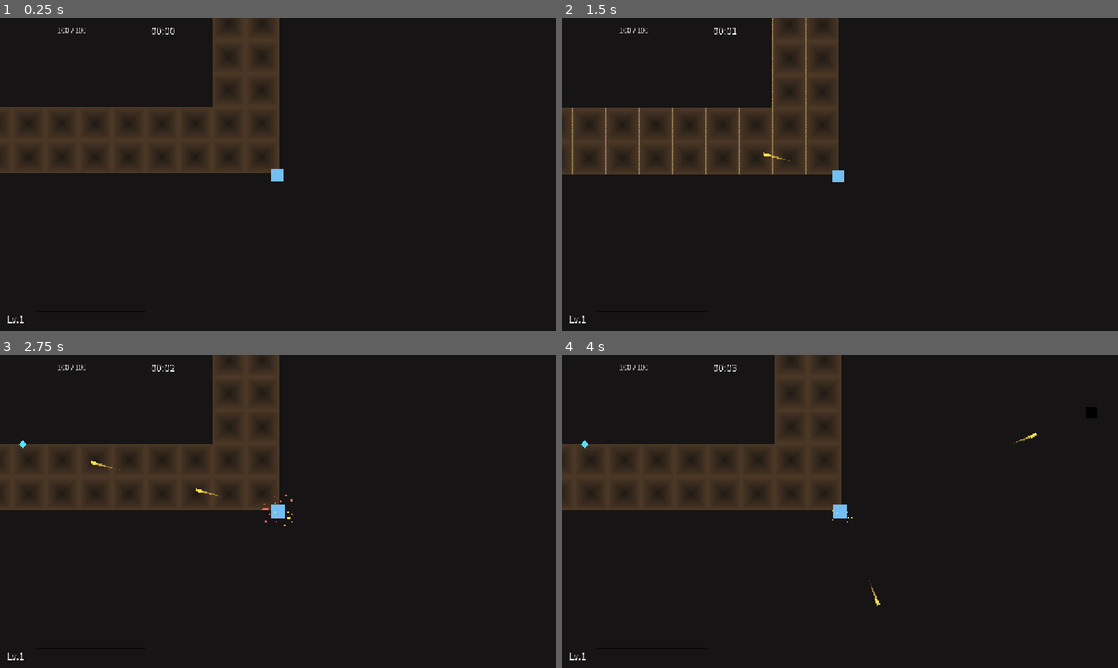
Above: before the commit, frames 1-4 (two rows, left to right).
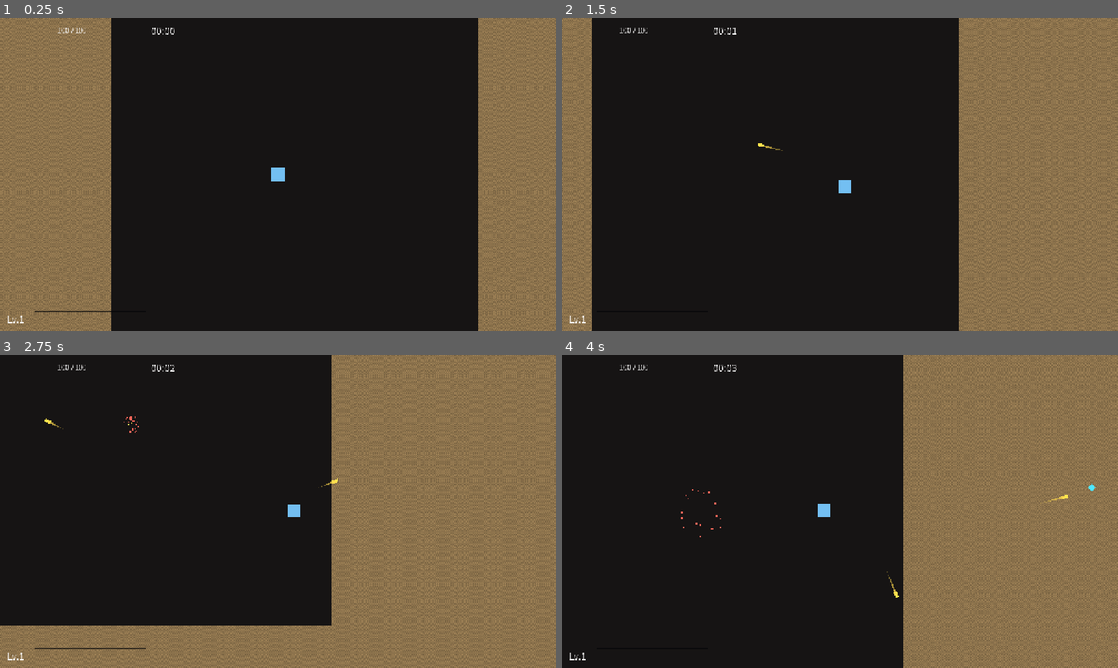
Above: after the commit, the same moments.

Repository: godlikeking/Wasteland-Overdrive
Game: Godot game, scene res://scenes/main.tscn
Same seed, same stepped clock (60 frames per second), same inputs: the game is played once before the commit and once after it.
Inputs:
- Up to frame 1 (0.25 s): no input
- Up to frame 2 (1.5 s): hold D (move_right) 0.53-1.28 s; hold S (move_down) from 1.28 s (still down)
- Up to frame 3 (2.75 s): release S (move_down) at 2.03 s; hold D (move_right) from 2.03 s (still down)
- Up to frame 4 (4 s): release D (move_right) at 2.78 s; hold W (move_up) 2.78-3.53 s; hold A (move_left) from 3.53 s (still down)

The runs differ from the first frame. In frame 1, 43% of the frame differs, in the area x 0-100%, y 0-100%; in frame 2, 45%; in frame 3, 61%; in frame 4, 51%.

Commit message:
fix(world): anchor map at world (0,0) and paint SAND explicitly
Player spawns at world (0,0), so cell (0,0) must be SAND (and the
spawn_clear_radius around it). Previously the tilemap was offset by
-half*TS, putting the player at cell (half, half) and leaving the
border pit immediately adjacent to spawn — players were walled in.

Changes:
- tilemap.position = (0, 0); cell index = world / TS. Player at (0,0)
  now lives in cell (0, 0), with the spawn_clear 11x11 patch of SAND
  in the middle of the map, far from the border pit ring.
- Paint SAND explicitly so it has a tile entry. Without this SAND was
  an empty cell with no visual and no tile presence (visible only as
  transparent gaps on screen).
- is_swamp / is_obstacle take world-relative cells; spawn_clear_radius
  check works against (0, 0).

Diff:
--- a/scripts/world/tilemap_builder.gd
+++ b/scripts/world/tilemap_builder.gd
@@ -195,9 +195,8 @@
 
 func _paint_map() -> void:
 	var size: int = config.map_size_tiles
-	# Center the map so world origin is in the middle of the level.
-	var offset: Vector2i = Vector2i(-size / 2, -size / 2)
-	tilemap.position = Vector2(offset) * TS
+	# World (0,0) sits at cell (0,0) — no offset. Player spawns at (0,0).
+	tilemap.position = Vector2.ZERO
 	# Use two independent noise fields:
 	#   - swamp_field: a regular simplex noise. Cells where the value falls
 	#     into the bottom `swamp_density` of [-1,1] become swamp.
@@ -207,16 +206,21 @@
 	var swamp_field: FastNoiseLite = _make_density_noise(config.seed_value, config.swamp_cluster_scale)
 	var obstacle_field: FastNoiseLite = _make_density_noise(config.seed_value + 100, config.obstacle_cluster_scale)
 	var cluster_mask: FastNoiseLite = _make_cluster_mask(config.seed_value + 200, config.obstacle_cluster_scale)
+	# Center the noise around world origin so the spawn point sits in the
+	# middle of the noise field (more interesting terrain around player).
+	var half: int = size / 2
 	for y in size:
 		for x in size:
-			var cell: Vector2i = Vector2i(x - size / 2, y - size / 2)
+			var wx: int = x - half
+			var wy: int = y - half
+			var cell: Vector2i = Vector2i(wx, wy)
 			# Spawn safety: no swamp within N tiles, no obstacles within M.
-			if absi(cell.x) <= config.spawn_clear_radius and absi(cell.y) <= config.spawn_clear_radius:
+			if absi(wx) <= config.spawn_clear_radius and absi(wy) <= config.spawn_clear_radius:
 				continue
 			# Compute per-cell flags.
-			var n_swamp: float = swamp_field.get_noise_2d(x, y)
-			var n_obs: float = obstacle_field.get_noise_2d(x, y)
-			var cluster: float = cluster_mask.get_noise_2d(x, y)
+			var n_swamp: float = swamp_field.get_noise_2d(wx, wy)
+			var n_obs: float = obstacle_field.get_noise_2d(wx, wy)
+			var cluster: float = cluster_mask.get_noise_2d(wx, wy)
 			var is_swamp: bool = _is_swamp_cell(cell, n_swamp)
 			var is_obs: bool = _is_obstacle_cell(cell, n_obs, cluster)
 			if is_obs and not is_swamp:
@@ -224,7 +228,9 @@
 			elif is_swamp:
 				tilemap.set_cell(0, cell, 0, _atlas(T_SWAMP))
 				swamp_cells[cell] = true
-			# else: leave as SAND (tile id 0, default; nothing to set)
+			else:
+				# Explicitly paint SAND so it has visual + a tile presence.
+				tilemap.set_cell(0, cell, 0, _atlas(T_SAND))
 
 func _is_swamp_cell(cell: Vector2i, noise_val: float) -> bool:
 	# Spawn safety: never put a swamp underfoot.
@@ -263,20 +269,24 @@
 	return _atlas(T_PIT)
 
 func _paint_borders() -> void:
-	# Edge band = pit so enemies/player can't escape.
+	# Edge band = pit so enemies/player can't escape. The map occupies
+	# cells (-size/2 .. size/2-1, ...). We write the two outermost cells
+	# on each side; spawn_clear_radius is well inside that.
 	var size: int = config.map_size_tiles
-	for x in range(-size / 2, size / 2):
+	var lo: int = -size / 2
+	var hi: int = size / 2 - 1
+	for x in range(lo, hi + 1):
 		for dy in range(2):
-			var t1: Vector2i = Vector2i(x, -size / 2 + dy)
-			var t2: Vector2i = Vector2i(x, size / 2 - 1 - dy)
+			var t1: Vector2i = Vector2i(x, lo + dy)
+			var t2: Vector2i = Vector2i(x, hi - dy)
 			tilemap.set_cell(0, t1, 0, _atlas(T_PIT))
 			tilemap.set_cell(0, t2, 0, _atlas(T_PIT))
 			swamp_cells.erase(t1)
 			swamp_cells.erase(t2)
-	for y in range(-size / 2, size / 2):
+	for y in range(lo, hi + 1):
 		for dx in range(2):
-			var t1: Vector2i = Vector2i(-size / 2 + dx, y)
-			var t2: Vector2i = Vector2i(size / 2 - 1 - dx, y)
+			var t1: Vector2i = Vector2i(lo + dx, y)
+			var t2: Vector2i = Vector2i(hi - dx, y)
 			tilemap.set_cell(0, t1, 0, _atlas(T_PIT))
 			tilemap.set_cell(0, t2, 0, _atlas(T_PIT))
 			swamp_cells.erase(t1)
